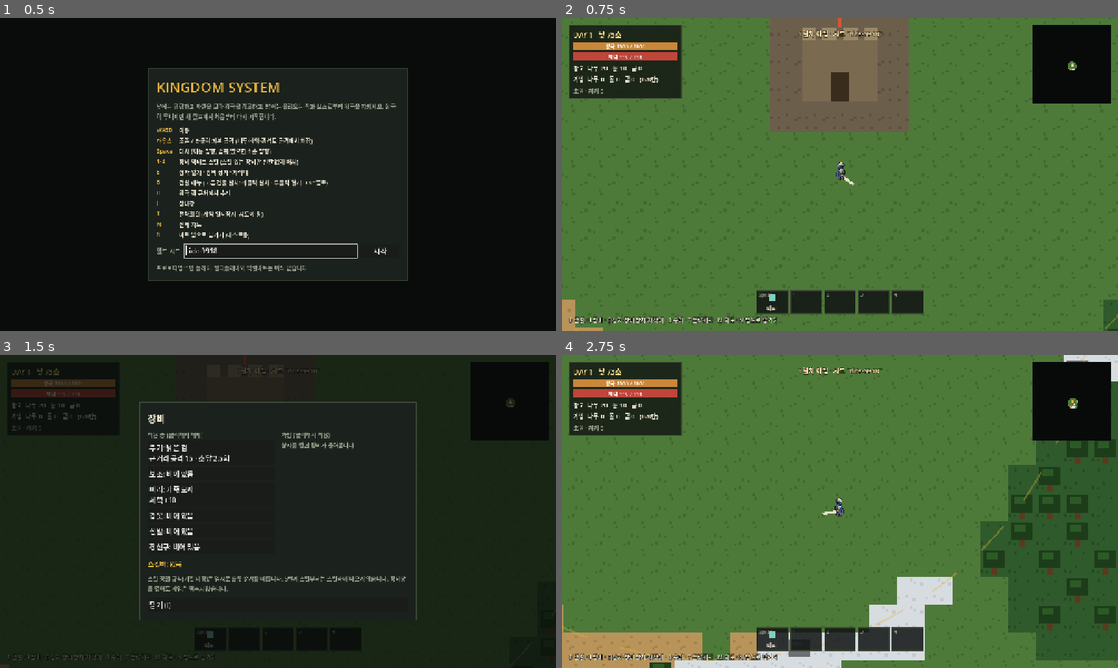
Above: before the commit, frames 1-4 (two rows, left to right).
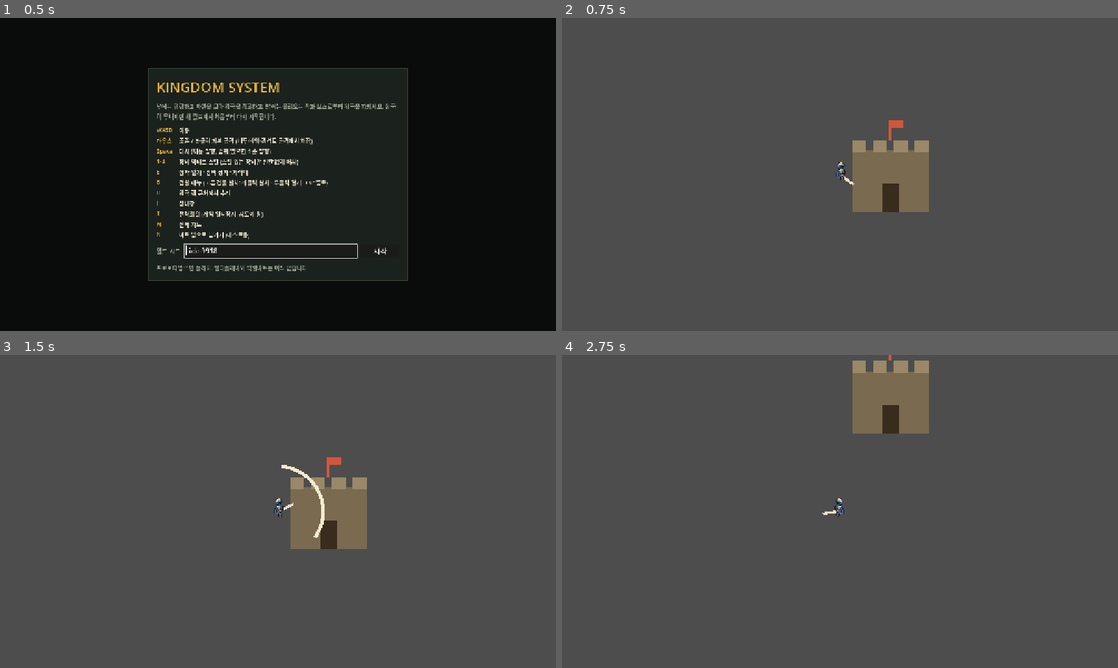
Above: after the commit, the same moments.

Repository: wlsdn020416/kingdom
Game: Godot game, scene res://scenes/title.tscn
Two runs of this game, one before a commit and one after it. Both use one fixed random seed, a clock stepped at 60 frames per second and the inputs below.
Inputs (mouse positions are in pixels of both pictures, inside the frame that each line leads up to):
- Up to frame 1 (0.5 s): no input
- Up to frame 2 (0.75 s): click "시작" at 0.5 s
- Up to frame 3 (1.5 s): tap Enter (confirm) at 1.25 s; move the mouse to (511, 401) at 1.27 s; hold D (move_right) from 1.28 s (still down); hold I (equipment) from 1.28 s (still down); click (511, 401) at 1.42 s
- Up to frame 4 (2.75 s): move the mouse to (728, 527) at 2.02 s; release D (move_right) at 2.03 s; release I (equipment) at 2.03 s; hold S (move_down) from 2.03 s (still down); click (728, 527) at 2.1 s; tap I (equipment) at 2.3 s

Frame 1 is identical in both runs. In frame 2, 99% of the frame differs, in the area x 0-100%, y 0-100%; in frame 3, 99%; in frame 4, 99%.
Error after the commit: Parse Error: Invalid argument for "roll_chest()" function: argument 1 should be "int" but is "Equipment". (res://scenes/main.gd:135)

Commit message:
Add biome rings, materials, recipes, and biome loot

Diff:
--- a/data/balance.gd
+++ b/data/balance.gd
@@ -9,8 +9,14 @@
 # 왕국
 const TERRITORY_RADIUS := 13  # 핵 중심에서 칸 단위. 이 안에서만 건설 가능
 const BUILD_REACH := 7.0 * TILE
-const START_STOCK := {"wood": 20, "stone": 10, "gold": 0}
-const RESOURCE_NAMES := {"wood": "나무", "stone": "돌", "gold": "금"}
+const START_STOCK := {"wood": 20, "stone": 10}
+## 자원 id -> 이름. 순서 = HUD 표시 순서. 바이옴 재료는 D-014 (이름은 가안)
+const RESOURCE_NAMES := {
+	"wood": "나무", "stone": "돌",
+	"hardwood": "단단한 목재", "copper": "구리", "iron_ore": "철광석", "moss": "이끼", "obsidian": "흑요석",
+	"tough_hide": "질긴 가죽", "venom_sting": "전갈 독침", "ice_crystal": "얼음 결정",
+	"swamp_ooze": "늪 점액", "fire_core": "화염 핵",
+}
 const CORE_MAX_HP := 1000.0
 const REPAIR_COST := {"wood": 10, "stone": 5}
 const REPAIR_AMOUNT := 80.0
@@ -46,8 +52,15 @@
 const ENEMY_ATTACK_INTERVAL := 0.8
 const WAVE_SPAWN_WINDOW := 22.0  # 밤이 시작되고 이 시간 안에 웨이브가 다 나온다
 const WAVE_SPAWN_RING := Vector2(16, 22)  # 핵에서 칸 단위 최소/최대
-const KILL_GOLD_CHANCE := 0.3
-const BOSS_GOLD := 20
+
+# 경험치 (D-015, 수치 임시). 처치 경험치는 EnemyDB의 "xp"
+const XP_HARVEST_BY_TIER := [1, 2, 3, 4]  # 부순 오브젝트가 있던 바이옴 단계별
+const XP_CRAFT_BY_TIER := [3, 6, 10, 15]  # 레시피 단계별
+
+
+## 화살탑이 잡은 적의 경험치는 플레이어 수로 나눠 모두에게 준다 (사용자 결정). 올림이라 최소 1
+static func tower_xp_share(xp: int, players: int) -> int:
+	return ceili(float(xp) / maxi(1, players))
 
 
 static func wave_size(day: int) -> int:
@@ -66,7 +79,7 @@
 	return 1.0 + (floori(day / 3.0) - 1) * 0.35
 
 
-## {"wood": 3, "gold": 1} → "나무 +3 금 +1"
+## {"wood": 3, "stone": 1} → "나무 +3 돌 +1"
 static func format_gain(amounts: Dictionary) -> String:
 	var parts := PackedStringArray()
 	for kind in amounts:
--- a/data/enemies.gd
+++ b/data/enemies.gd
@@ -1,13 +1,35 @@
 class_name EnemyDB
 extends RefCounted
 ## 적 종류. 색과 크기는 Phase 2에서 스프라이트로 교체할 임시 값.
+## "drop": 낮에 바이옴을 돌아다니다 죽으면 떨어뜨리는 희귀 재료 {"chance", "resources": {id: [최소, 최대]}} (D-014).
+## 밤 침공으로 온 적은 떨어뜨리지 않는다. 희귀 재료를 얻으려면 그 바이옴에 가야 한다.
+## "xp": 처치 경험치 (D-015).
 
 const TYPES := {
-	"slime": {"name": "슬라임", "hp": 30.0, "speed": 70.0, "damage": 8.0, "radius": 11.0, "color": Color("6fbf4a")},
-	"goblin": {"name": "고블린", "hp": 22.0, "speed": 125.0, "damage": 6.0, "radius": 10.0, "color": Color("c8743a")},
-	"brute": {"name": "거인", "hp": 130.0, "speed": 55.0, "damage": 20.0, "radius": 15.0, "color": Color("8a8fa8")},
+	"slime": {"name": "슬라임", "xp": 2, "hp": 30.0, "speed": 70.0, "damage": 8.0, "radius": 11.0, "color": Color("6fbf4a")},
+	"goblin": {"name": "고블린", "xp": 2, "hp": 22.0, "speed": 125.0, "damage": 6.0, "radius": 10.0, "color": Color("c8743a")},
+	"brute": {
+		"name": "거인", "xp": 6, "hp": 130.0, "speed": 55.0, "damage": 20.0, "radius": 15.0, "color": Color("8a8fa8"),
+		"drop": {"chance": 0.5, "resources": {"ice_crystal": [1, 2]}},
+	},
+	"wolf": {
+		"name": "늑대", "xp": 3, "hp": 45.0, "speed": 140.0, "damage": 9.0, "radius": 11.0, "color": Color("7a6a5a"),
+		"drop": {"chance": 0.5, "resources": {"tough_hide": [1, 2]}},
+	},
+	"scorpion": {
+		"name": "전갈", "xp": 4, "hp": 55.0, "speed": 95.0, "damage": 11.0, "radius": 11.0, "color": Color("c89a3a"),
+		"drop": {"chance": 0.5, "resources": {"venom_sting": [1, 2]}},
+	},
+	"bog_slime": {
+		"name": "늪 슬라임", "xp": 6, "hp": 110.0, "speed": 60.0, "damage": 16.0, "radius": 14.0, "color": Color("5a7a3a"),
+		"drop": {"chance": 0.5, "resources": {"swamp_ooze": [1, 2]}},
+	},
+	"fire_imp": {
+		"name": "화염 정령", "xp": 9, "hp": 170.0, "speed": 115.0, "damage": 24.0, "radius": 13.0, "color": Color("e0603a"),
+		"drop": {"chance": 0.5, "resources": {"fire_core": [1, 2]}},
+	},
 	"boss": {
-		"name": "보스", "hp": 900.0, "speed": 48.0, "damage": 35.0, "radius": 26.0, "color": Color("9b4fd0"),
+		"name": "보스", "xp": 40, "hp": 900.0, "speed": 48.0, "damage": 35.0, "radius": 26.0, "color": Color("9b4fd0"),
 		"is_boss": true,
 		"radial_shot": {"count": 16, "interval": 3.0, "damage": 15.0, "speed": 240.0},
 	},
@@ -24,11 +46,30 @@
 	return "slime"
 
 
-## 낮에 바이옴별로 돌아다니는 적
+## 낮에 바이옴별로 돌아다니는 적. 단계가 높은 바이옴일수록 강하다
 static func wanderer_for(terrain: int) -> String:
 	match terrain:
+		WorldData.Terrain.FOREST:
+			return "wolf"
 		WorldData.Terrain.DESERT:
-			return "goblin"
+			return "scorpion"
 		WorldData.Terrain.SNOW:
 			return "brute"
+		WorldData.Terrain.SWAMP:
+			return "bog_slime"
+		WorldData.Terrain.VOLCANO:
+			return "fire_imp"
 	return "slime"
+
+
+## 바이옴 적이 죽을 때 떨어뜨릴 희귀 재료. 없으면 {}
+## bonus_chance: 약탈자 패시브로 더해지는 확률(0~1)
+static func roll_drop(type_id: String, bonus_chance := 0.0) -> Dictionary:
+	var drop: Dictionary = TYPES[type_id].get("drop", {})
+	if drop.is_empty() or randf() >= drop["chance"] + bonus_chance:
+		return {}
+	var resources := {}
+	for kind: String in drop["resources"]:
+		var range_: Array = drop["resources"][kind]
+		resources[kind] = randi_range(range_[0], range_[1])
+	return resources
--- a/data/items.gd
+++ b/data/items.gd
@@ -19,6 +19,10 @@
 	"rusty_sword": {
 		"name": "낡은 검", "slot": "weapon",
 		"weapon": {"damage": 15.0, "rate": 2.5, "melee": true, "range": 52.0, "arc": 120.0},
+	},
+	"obsidian_blade": {
+		"name": "흑요석 검", "slot": "weapon",
+		"weapon": {"damage": 32.0, "rate": 2.5, "melee": true, "range": 62.0, "arc": 130.0},
 	},
 	"old_bow": {
 		"name": "낡은 활", "slot": "weapon",
@@ -46,6 +50,7 @@
 		"skill": {"id": "shield", "name": "보호막", "cooldown": 12.0, "duration": 2.5},
 	},
 	"chain_mail": {"name": "사슬 갑옷", "slot": "armor", "hp": 40.0},
+	"flame_armor": {"name": "화염 갑옷", "slot": "armor", "hp": 80.0},
 	"cloth_shoes": {"name": "천 신발", "slot": "boots", "speed_bonus": 0.15},
 	"life_charm": {
 		"name": "생명의 부적", "slot": "charm",
--- a/data/recipes.gd
+++ b/data/recipes.gd
@@ -2,25 +2,28 @@
 extends RefCounted
 ## 제작대 레시피와 단계 업그레이드 비용 (D-014). 레시피 id = 만들어지는 장비 id.
 ## 레시피는 재료를 전부 한 번씩 얻어 본 뒤에 목록에 나타나고, 제작대 단계가 "tier" 이상이어야 만들 수 있다.
-## 지금은 재료가 나무·돌·금뿐이라 비용이 임시다. 바이옴 재료가 생기면 단계별 재료로 바꾼다.
+## 업그레이드에는 다음 단계 바이옴 몬스터의 희귀 재료가, 레시피에는 그 단계 바이옴의 재료가 든다. 수치는 임시.
 
 ## UPGRADES[n] = 제작대 n단계 → n+1단계 비용. 최고 단계 = UPGRADES.size()
 const UPGRADES := [
-	{"stone": 20, "gold": 3},
-	{"stone": 40, "gold": 10},
+	{"stone": 20, "tough_hide": 3, "venom_sting": 3},
+	{"iron_ore": 10, "ice_crystal": 3, "swamp_ooze": 3},
+	{"obsidian": 10, "fire_core": 4},
 ]
 
 const RECIPES := {
 	"old_bow": {"tier": 0, "cost": {"wood": 12}},
 	"wooden_shield": {"tier": 0, "cost": {"wood": 10}},
 	"cloth_shoes": {"tier": 0, "cost": {"wood": 8}},
-	"iron_helm": {"tier": 1, "cost": {"stone": 15, "gold": 2}},
-	"chain_mail": {"tier": 1, "cost": {"stone": 20, "gold": 3}},
-	"scatter_crossbow": {"tier": 1, "cost": {"wood": 15, "stone": 10, "gold": 3}},
-	"bomb_bag": {"tier": 2, "cost": {"stone": 20, "gold": 6}},
-	"fire_staff": {"tier": 2, "cost": {"wood": 20, "gold": 8}},
-	"guardian_armor": {"tier": 2, "cost": {"stone": 30, "gold": 8}},
-	"life_charm": {"tier": 2, "cost": {"gold": 10}},
+	"scatter_crossbow": {"tier": 1, "cost": {"hardwood": 8, "copper": 4}},
+	"chain_mail": {"tier": 1, "cost": {"copper": 10, "tough_hide": 2}},
+	"bomb_bag": {"tier": 1, "cost": {"copper": 6, "venom_sting": 2}},
+	"iron_helm": {"tier": 2, "cost": {"iron_ore": 8}},
+	"guardian_armor": {"tier": 2, "cost": {"iron_ore": 10, "ice_crystal": 2}},
+	"fire_staff": {"tier": 2, "cost": {"hardwood": 10, "swamp_ooze": 3}},
+	"life_charm": {"tier": 2, "cost": {"moss": 8, "swamp_ooze": 2}},
+	"obsidian_blade": {"tier": 3, "cost": {"obsidian": 10, "fire_core": 2}},
+	"flame_armor": {"tier": 3, "cost": {"obsidian": 12, "fire_core": 3, "iron_ore": 6}},
 }
 
 
--- a/src/gameplay/loot.gd
+++ b/src/gameplay/loot.gd
@@ -1,15 +1,30 @@
 class_name Loot
 extends RefCounted
-## 상자 보상. 아직 없는 장비가 우선 나오고, 아니면 자원이 나온다.
+## 상자 보상 (D-014). 상자가 놓인 바이옴의 자원이 기본이고, 낮은 확률로 장비가 함께 나온다(이미 가진 장비도 나옴).
+## 장비는 주로 제작대에서 만든다. 결과에 영향을 주는 무작위라 멀티플레이에서는 호스트만 굴린다.
 
-const ITEM_CHANCE := 0.75
+const ITEM_CHANCE := 0.15
+
+## 바이옴(지형) -> 자원 id -> [최소, 최대]. 희귀 재료(몬스터 드롭)는 상자에서 나오지 않는다.
+const BIOME_RESOURCES := {
+	WorldData.Terrain.GRASS: {"wood": [4, 8], "stone": [3, 6]},
+	WorldData.Terrain.SAND: {"wood": [2, 5], "stone": [2, 5]},
+	WorldData.Terrain.FOREST: {"wood": [6, 10], "hardwood": [2, 4]},
+	WorldData.Terrain.DESERT: {"stone": [4, 8], "copper": [2, 4]},
+	WorldData.Terrain.SNOW: {"stone": [4, 8], "iron_ore": [2, 4]},
+	WorldData.Terrain.SWAMP: {"wood": [3, 6], "moss": [2, 4]},
+	WorldData.Terrain.VOLCANO: {"stone": [4, 8], "obsidian": [2, 3]},
+}
 
 
-## {"item": id} 또는 {"resources": {...}}
-static func roll_chest(equipment: Equipment) -> Dictionary:
-	var missing := ItemDB.ITEMS.keys().filter(func(id: String) -> bool: return not equipment.owns(id))
-	if not missing.is_empty() and randf() < ITEM_CHANCE:
-		return {"item": missing.pick_random()}
-	return {"resources": {
-		"wood": randi_range(5, 10), "stone": randi_range(5, 10), "gold": randi_range(2, 4),
-	}}
+## {"resources": {...}} 에 낮은 확률로 "item": id 가 더해진다
+static func roll_chest(terrain: int) -> Dictionary:
+	var table: Dictionary = BIOME_RESOURCES.get(terrain, BIOME_RESOURCES[WorldData.Terrain.GRASS])
+	var resources := {}
+	for kind: String in table:
+		var range_: Array = table[kind]
+		resources[kind] = randi_range(range_[0], range_[1])
+	var reward := {"resources": resources}
+	if randf() < ITEM_CHANCE:
+		reward["item"] = ItemDB.ITEMS.keys().pick_random()
+	return reward
--- a/src/world/world_data.gd
+++ b/src/world/world_data.gd
@@ -3,13 +3,22 @@
 ## 월드 한 판의 상태: 지형, 오브젝트(나무·바위·상자), 탐험 여부.
 ## 노드와 분리된 순수 데이터라 저장이나 멀티플레이 동기화를 붙이기 쉽다.
 
-enum Terrain { WATER, SAND, GRASS, FOREST, DESERT, SNOW, FLOOR }
-enum Obj { NONE, TREE, ROCK, GOLD_ORE, CHEST }
+## 값이 타일 아틀라스 열 번호이자 Palette 배열 순서라서 새 값은 맨 뒤에 붙인다
+enum Terrain { WATER, SAND, GRASS, FOREST, DESERT, SNOW, FLOOR, SWAMP, VOLCANO }
+enum Obj { NONE, TREE, ROCK, CHEST, HARDWOOD_TREE, COPPER_ORE, IRON_ORE, MOSS, OBSIDIAN }
 
-const TERRAIN_NAMES := ["바다", "해변", "초원", "숲", "사막", "설원", "왕국"]
-const OBJECT_HP := {Obj.TREE: 30.0, Obj.ROCK: 50.0, Obj.GOLD_ORE: 80.0, Obj.CHEST: 1.0}
+const TERRAIN_NAMES := ["바다", "해변", "초원", "숲", "사막", "설원", "왕국", "늪", "화산"]
+## 바이옴 단계 (D-014). 왕국에서 멀수록 높다. 0 초원 / 1 숲·사막 / 2 설원·늪 / 3 화산
+const TERRAIN_TIER := [0, 0, 0, 1, 1, 2, 0, 2, 3]
+const OBJECT_HP := {
+	Obj.TREE: 30.0, Obj.ROCK: 50.0, Obj.CHEST: 1.0, Obj.HARDWOOD_TREE: 55.0,
+	Obj.COPPER_ORE: 70.0, Obj.IRON_ORE: 90.0, Obj.MOSS: 20.0, Obj.OBSIDIAN: 120.0,
+}
 ## 채집 보상 기본값. 실제로는 0~1개가 랜덤으로 더해진다.
-const OBJECT_DROPS := {Obj.TREE: {"wood": 3}, Obj.ROCK: {"stone": 3}, Obj.GOLD_ORE: {"gold": 2}}
+const OBJECT_DROPS := {
+	Obj.TREE: {"wood": 3}, Obj.ROCK: {"stone": 3}, Obj.HARDWOOD_TREE: {"hardwood": 2},
+	Obj.COPPER_ORE: {"copper": 2}, Obj.IRON_ORE: {"iron_ore": 2}, Obj.MOSS: {"moss": 2}, Obj.OBSIDIAN: {"obsidian": 2},
+}
 
 var size: Vector2i
 var seed_text: String
@@ -47,6 +56,10 @@
 	return terrain[index(cell)] if in_bounds(cell) else Terrain.WATER
 
 
+func tier_at(cell: Vector2i) -> int:
+	return TERRAIN_TIER[get_terrain(cell)]
+
+
 func set_terrain(cell: Vector2i, value: int) -> void:
 	terrain[index(cell)] = value
 
--- a/src/world/world_generator.gd
+++ b/src/world/world_generator.gd
@@ -1,15 +1,18 @@
 class_name WorldGenerator
 extends RefCounted
 ## 시드 문자열 → WorldData. 같은 시드는 항상 같은 월드를 만든다.
-## 지형 분포를 바꾸려면 아래 상수를 고치고 tools/world_stats.gd 로 비율을 확인한다.
+## 바이옴은 왕국(중앙)에서의 거리로 단계를 정하고(D-014), 같은 단계 안의 두 바이옴은 습도로 나눈다.
+## 물과 해변은 높이로 정한다. 상수를 바꾸면 tools/world_stats.gd 로 비율을 확인한다.
 
 const ELEVATION_FREQUENCY := 1.0 / 28.0
 const MOISTURE_FREQUENCY := 1.0 / 36.0
+const RING_FREQUENCY := 1.0 / 20.0
 const WATER_LEVEL := 0.40
 const BEACH_LEVEL := 0.43
-const SNOW_LEVEL := 0.74
-const DRY_LEVEL := 0.43  # 이보다 건조하면 사막
-const WET_LEVEL := 0.56  # 이보다 습하면 숲
+## 단계 경계(핵에서 칸 거리). [0→1, 1→2, 2→3]
+const RING_EDGES := [34.0, 54.0, 73.0]
+const RING_WOBBLE := 6.0  # 경계를 노이즈로 이만큼(칸) 흔들어 원 모양이 드러나지 않게 한다
+const WET_LEVEL := 0.5  # 같은 단계 안에서 이보다 습하면 숲·늪, 아니면 사막·설원
 const CENTER_LIFT := 0.15  # 중앙을 높여서 왕국 주변이 육지가 되게 한다
 const COAST_START := 0.7  # 중심에서 이 비율보다 멀어지면 점점 바다가 된다 (월드 경계)
 const COAST_DROP := 1.4
@@ -25,13 +28,16 @@
 	rng.seed = seed_value
 	var elevation := _make_noise(seed_value, ELEVATION_FREQUENCY)
 	var moisture := _make_noise(seed_value + 1, MOISTURE_FREQUENCY)
+	var ring_noise := _make_noise(seed_value + 2, RING_FREQUENCY)
 	var center := Vector2(data.size) / 2.0
 	for y in data.size.y:
 		for x in data.size.x:
 			var cell := Vector2i(x, y)
-			var edge := (Vector2(cell) - center).length() / center.x
+			var distance := (Vector2(cell) - center).length()
+			var edge := distance / center.x
 			var e := _sample(elevation, cell) + CENTER_LIFT - maxf(0.0, edge - COAST_START) * COAST_DROP
-			var terrain := _terrain_for(e, _sample(moisture, cell))
+			var wobbled := distance + ring_noise.get_noise_2d(x, y) * RING_WOBBLE
+			var terrain := _terrain_for(e, _sample(moisture, cell), _ring_for(wobbled))
 			data.set_terrain(cell, terrain)
 			data.set_object(cell, _object_for(terrain, rng.randf()))
 	_clear_kingdom_site(data)
@@ -52,36 +58,53 @@
 	return noise.get_noise_2d(cell.x, cell.y) * 0.5 + 0.5
 
 
-static func _terrain_for(elevation: float, moisture: float) -> int:
+## 흔들린 거리 → 바이옴 단계 0~3
+static func _ring_for(distance: float) -> int:
+	for tier in RING_EDGES.size():
+		if distance < RING_EDGES[tier]:
+			return tier
+	return RING_EDGES.size()
+
+
+static func _terrain_for(elevation: float, moisture: float, ring: int) -> int:
 	if elevation < WATER_LEVEL:
 		return WorldData.Terrain.WATER
 	if elevation < BEACH_LEVEL:
 		return WorldData.Terrain.SAND
-	if elevation > SNOW_LEVEL:
-		return WorldData.Terrain.SNOW
-	if moisture < DRY_LEVEL:
-		return WorldData.Terrain.DESERT
-	if moisture > WET_LEVEL:
-		return WorldData.Terrain.FOREST
-	return WorldData.Terrain.GRASS
+	var wet := moisture > WET_LEVEL
+	match ring:
+		0:
+			return WorldData.Terrain.GRASS
+		1:
+			return WorldData.Terrain.FOREST if wet else WorldData.Terrain.DESERT
+		2:
+			return WorldData.Terrain.SWAMP if wet else WorldData.Terrain.SNOW
+	return WorldData.Terrain.VOLCANO
 
 
-## 바이옴별 자원 배치. roll은 0~1 난수.
+## 바이옴별 자원 배치. roll은 0~1 난수. 바이옴마다 그곳에서만 나는 재료가 있다 (D-014)
 static func _object_for(terrain: int, roll: float) -> int:
 	match terrain:
-		WorldData.Terrain.FOREST:
-			if roll < 0.33: return WorldData.Obj.TREE
-			if roll < 0.345: return WorldData.Obj.ROCK
 		WorldData.Terrain.GRASS:
 			if roll < 0.04: return WorldData.Obj.TREE
 			if roll < 0.055: return WorldData.Obj.ROCK
+		WorldData.Terrain.FOREST:
+			if roll < 0.22: return WorldData.Obj.TREE
+			if roll < 0.31: return WorldData.Obj.HARDWOOD_TREE
+			if roll < 0.325: return WorldData.Obj.ROCK
+		WorldData.Terrain.DESERT:
+			if roll < 0.01: return WorldData.Obj.TREE
+			if roll < 0.04: return WorldData.Obj.ROCK
+			if roll < 0.065: return WorldData.Obj.COPPER_ORE
 		WorldData.Terrain.SNOW:
-			if roll < 0.14: return WorldData.Obj.ROCK
-			if roll < 0.165: return WorldData.Obj.GOLD_ORE
-		WorldData.Terrain.DESERT:
-			if roll < 0.02: return WorldData.Obj.TREE
-			if roll < 0.05: return WorldData.Obj.ROCK
-			if roll < 0.065: return WorldData.Obj.GOLD_ORE
+			if roll < 0.10: return WorldData.Obj.ROCK
+			if roll < 0.135: return WorldData.Obj.IRON_ORE
+		WorldData.Terrain.SWAMP:
+			if roll < 0.08: return WorldData.Obj.TREE
+			if roll < 0.14: return WorldData.Obj.MOSS
+		WorldData.Terrain.VOLCANO:
+			if roll < 0.06: return WorldData.Obj.ROCK
+			if roll < 0.10: return WorldData.Obj.OBSIDIAN
 	return WorldData.Obj.NONE
 
 
